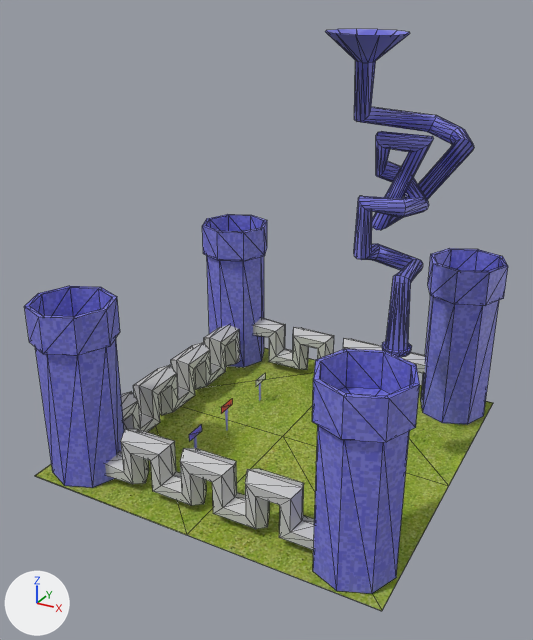
Two versions of the glTF model scene.glb, one commit apart.
Before and after are seen from a 50 mm camera at (5.8, -34.6, 19.2) aimed at (-8.2, -9.3, 6.5). The axes (+X, +Y, +Z) are drawn at lower left. The lights are the same throughout. Mesh edges are drawn as thin lines on the coarser meshes. Objects named as collision shapes, trigger or cutter boxes, shadow casters or lower levels of detail are left out. Vertices at the same position are counted once.

Script lines for the objects in view, before the commit:
```python
me_circle = bpy.data.meshes.new('Circle')
me_circle.from_pydata(...)  # 196 vertices, 352 faces; spans x -8.1..8.1, y -8.1..8.1, z 0.1..8.0
me_circle.materials.append(mat_material_002)  # picture img_boundary_tex
me_circle_002 = bpy.data.meshes.new('Circle.002')
me_circle_002.from_pydata(...)  # 289 vertices, 564 faces; spans x 2.05..7.03, y -2.23..3.58, z 5.75..18.04
me_circle_002.materials.append(mat_material_002)  # picture img_boundary_tex
me_untitled_322 = bpy.data.meshes.new('Untitled.322')
me_untitled_322.from_pydata(...)  # 17 vertices, 24 faces; spans x -8.0..8.0, y -8.0..8.0, z 0.0
me_untitled_322.materials.append(mat_floorbasegrass_01_mat)  # picture img_trava
ob_boundary = bpy.data.objects.new('boundary', me_circle)
ob_boundary.location = (-8.0, -8.0, 0.0)
ob_circle_001 = bpy.data.objects.new('Circle.001', me_circle_002)
ob_circle_001.location = (-8.0, -8.0, 0.0)
ob_floorbasegrass_01 = bpy.data.objects.new('FloorBaseGrass_01', me_untitled_322)
ob_floorbasegrass_01.location = (-8.0, -8.0, 0.0)
# also in view: 'Plane' at (-7.9, -8.0, 1.4)
```
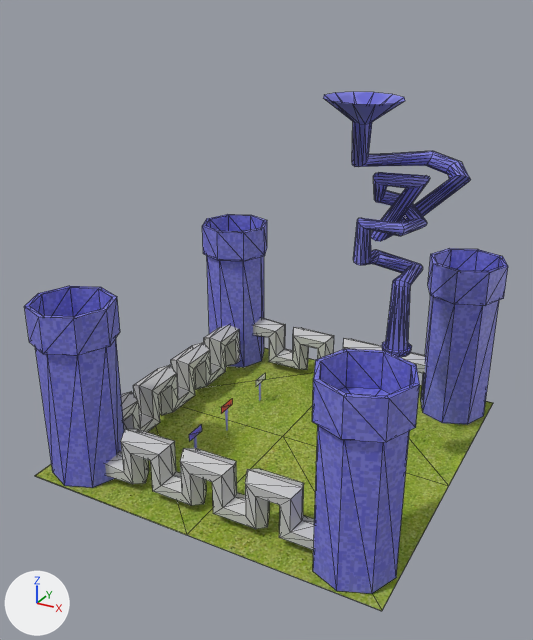
Boxes [x1, y1, x2, y2] around the edits, measured in the pictures (533 x 640 px; the box of a moved part takes in the faces that stretch with it):
'Circle.001', reshaped (19% shorter): before [325, 29, 474, 357]; after [323, 92, 471, 357]
part 1 of me_circle_002, moved or reshaped: before [325, 29, 474, 342]; after [323, 92, 471, 342]

The edits, one by one:
me_circle_002 is used by ob_circle_001; location (-8.0, -8.0, 0.0).
me_circle_002 had 289 vertices, 564 faces and spanned x 2.05..7.03, y -2.23..3.58, z 5.75..18.04.
me_circle_002 now has 289 vertices, 564 faces and spans x 2.05..7.03, y -2.23..3.58, z 5.75..15.83.
me_circle_002 part 1: 241 of 289 vertices moved; they spanned x 2.05..7.03, y -2.23..3.58, z 8.56..18.04 and now span x 2.05..7.03, y -2.23..3.58, z 8.47..15.83; mean shift (0.0, 0.0, -0.97); largest move (3.72, -2.23, 17.97) -> (3.72, -2.23, 15.76).
